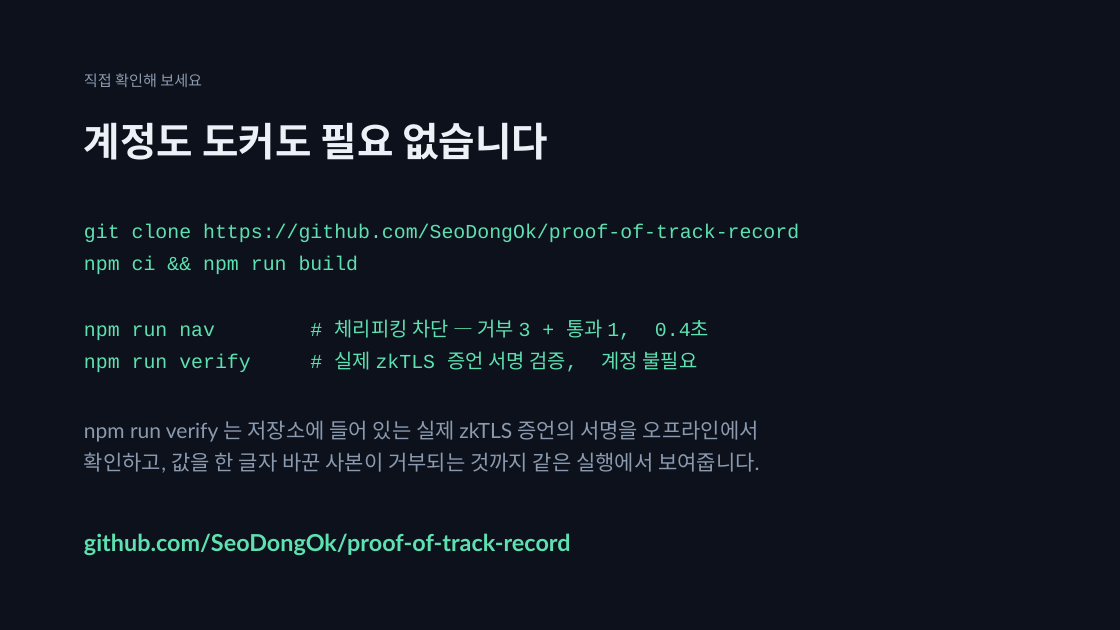
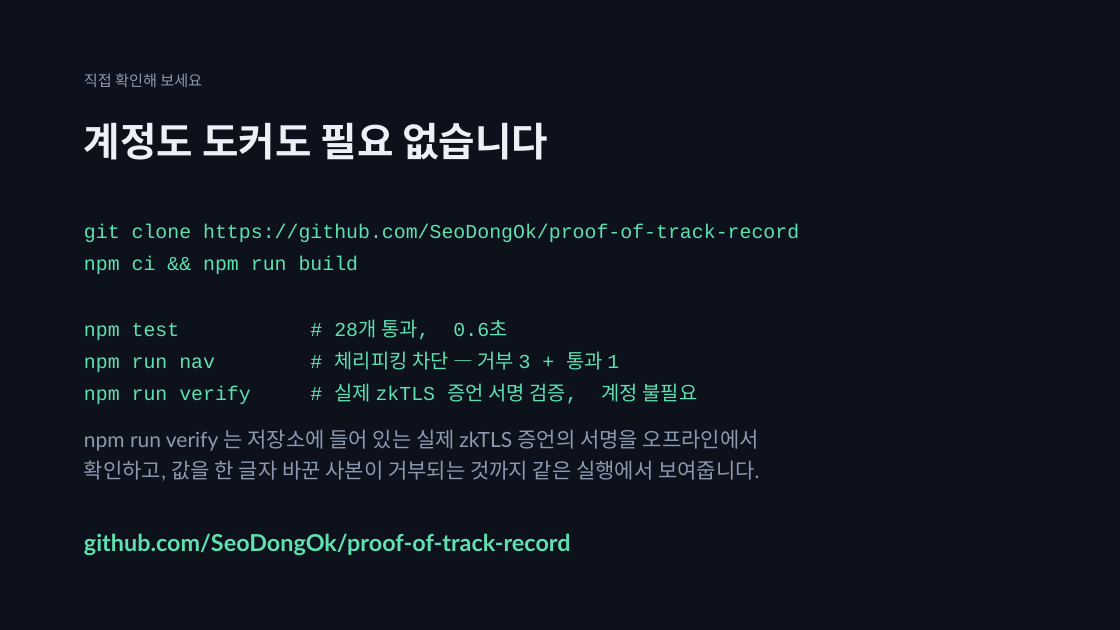
Before and after one commit to SeoDongOk/proof-of-track-record, a slide deck: slide 11 of deck/proof-of-track-record.pptx. Drawn at 1120x630 pixels with LibreOffice and Linux fonts; fonts in the diff are those of the drawing. Boxes give left, top, right and bottom in pixels: in the first picture for what was removed or moved away, otherwise in the second. Text is boxed around its words. In the diff, an @@ line names an element or a change of style, - is before the commit and + after.

```diff
--- a/deck/proof-of-track-record.pptx
+++ b/deck/proof-of-track-record.pptx
@@ text at <box>84,319,619,372</box>: text changed @@
-npm run nav # 체리피킹 차단 — 거부 3 + 통과 1, 0.4초
+npm test # 28개 통과, 0.6초
+npm run nav # 체리피킹 차단 — 거부 3 + 통과 1
@@ text "npm run verify 는 저장소에 ...": place and size @@
-text "npm run verify 는 저장소에 ..." at <box>84,420,760,473</box>
+text "npm run verify 는 저장소에 ..." at <box>84,429,760,481</box>
```
Also in this commit, not shown: 10 other slides changed, 4 other files.
